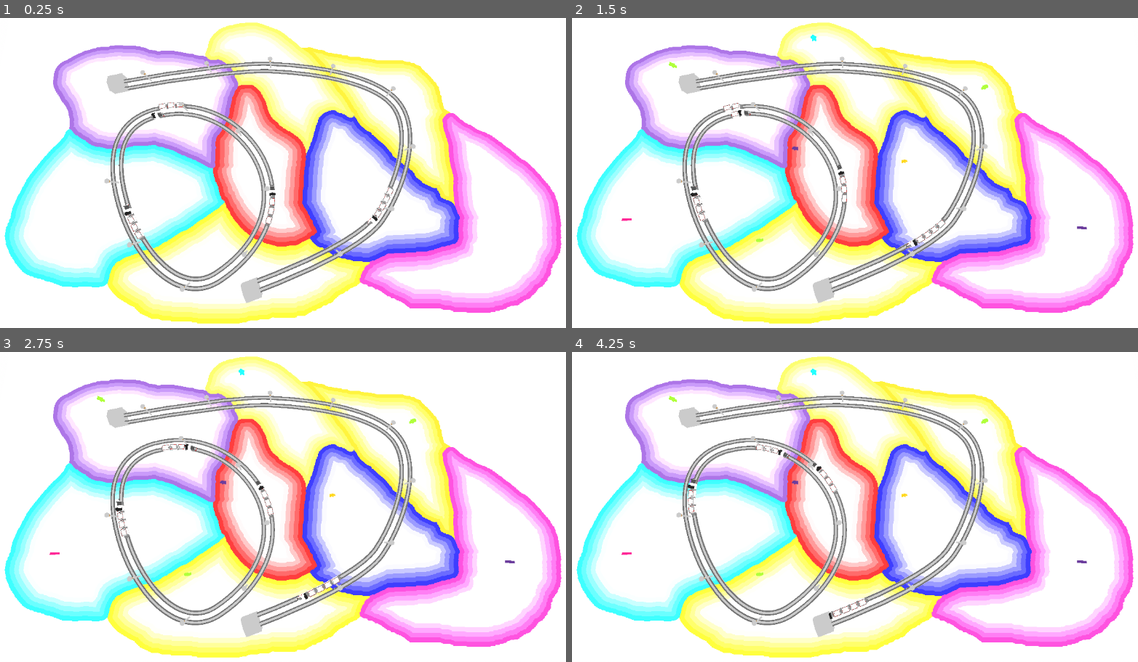
Above: before the commit, frames 1-4 (two rows, left to right).
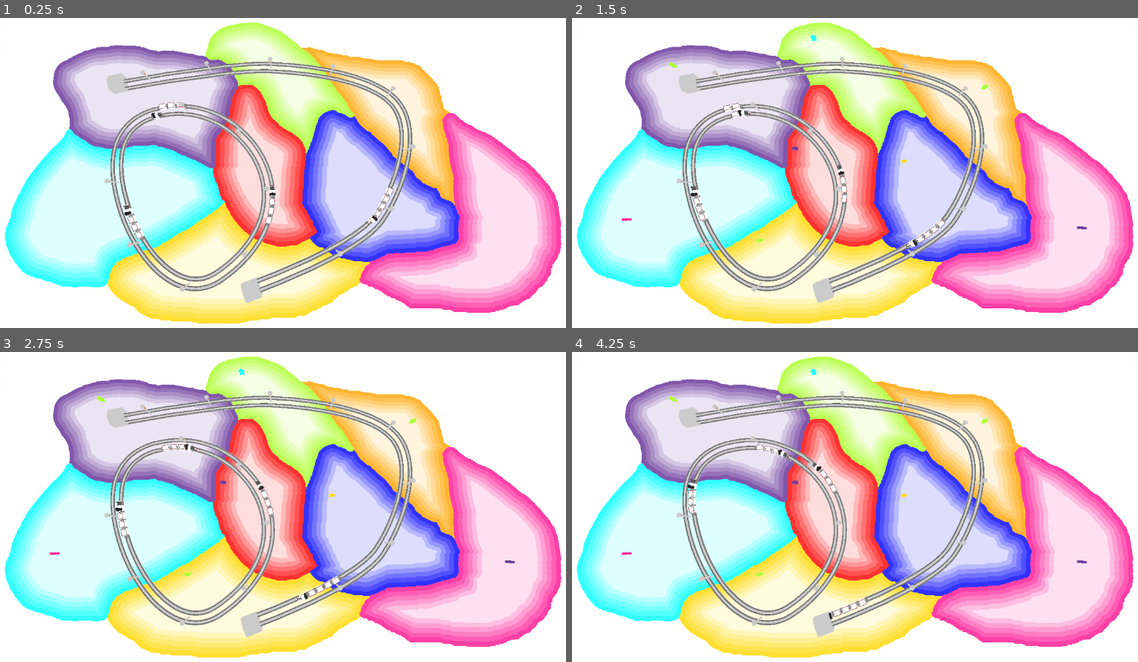
Above: after the commit, the same moments.

Repository: squirrelsoftcompany/LD54
Game: Godot game, scene res://_scenes/main.tscn
Same seed, same stepped clock (60 frames per second), same inputs: the game is played once before the commit and once after it.
Inputs (mouse positions are in pixels of both pictures, inside the frame that each line leads up to):
- Up to frame 1 (0.25 s): no input
- Up to frame 2 (1.5 s): move the mouse to (985, 160) at 0.52 s; click (985, 160) at 0.67 s; drag from (741, 194) to (826, 244) at 1.27 s
- Up to frame 3 (2.75 s): move the mouse to (339, 441) at 2.02 s; click (339, 441) at 2.17 s
- Up to frame 4 (4.25 s): drag from (826, 578) to (679, 463) at 2.77 s; move the mouse to (1030, 559) at 3.52 s; click (1030, 559) at 3.67 s

The runs differ from the first frame. In frame 1, 60% of the frame differs, in the area x 1-100%, y 1-99%; in frame 2, 59%; in frame 3, 59%; in frame 4, 59%.

Commit message:
map deprovement
to actually make it better this time

Diff:
--- a/models/borders.tres
+++ b/models/borders.tres
@@ -1,7 +1,11 @@
-[gd_resource type="VisualShader" load_steps=9 format=3 uid="uid://bhewrs5mmfurm"]
+[gd_resource type="VisualShader" load_steps=10 format=3 uid="uid://bhewrs5mmfurm"]
 
 [sub_resource type="VisualShaderNodeBooleanParameter" id="VisualShaderNodeBooleanParameter_myxar"]
 parameter_name = "day_night"
+
+[sub_resource type="VisualShaderNodeMix" id="VisualShaderNodeMix_3jlpo"]
+default_input_values = [0, Vector3(0, 0, 0), 1, Vector3(0, 0, 0), 2, Vector3(0.5, 0.5, 0.5)]
+op_type = 3
 
 [sub_resource type="VisualShaderNodeTexture2DParameter" id="VisualShaderNodeTexture2DParameter_7wses"]
 parameter_name = "map"
@@ -127,13 +131,19 @@
 	vec3 n_out9p0 = mix(vec3(n_out10p0 ? 1.0 : 0.0), vec3(n_out4p0.xyz), vec3(n_out8p0));
 
 
+// Mix:11
+	vec3 n_in11p1 = vec3(0.00000, 0.00000, 0.00000);
+	vec3 n_out11p0 = mix(n_out9p0, n_in11p1, vec3(n_out10p0 ? 1.0 : 0.0));
+
+
 // Output:0
 	ALBEDO = n_out9p0;
-	EMISSION = n_out9p0;
+	EMISSION = n_out11p0;
 
 
 }
 "
+graph_offset = Vector2(-187.986, 11.3889)
 nodes/fragment/2/node = SubResource("VisualShaderNodeTexture2DParameter_7wses")
 nodes/fragment/2/position = Vector2(-1420, 0)
 nodes/fragment/4/node = SubResource("VisualShaderNodeExpression_hy8oc")
@@ -171,11 +181,13 @@
 nodes/fragment/6/node = SubResource("VisualShaderNodeIntParameter_lgm3c")
 nodes/fragment/6/position = Vector2(-1420, 580)
 nodes/fragment/7/node = SubResource("VisualShaderNodeFloatOp_wlg40")
-nodes/fragment/7/position = Vector2(-280, 440)
+nodes/fragment/7/position = Vector2(-320, 400)
 nodes/fragment/8/node = SubResource("VisualShaderNodeFloatFunc_hthud")
-nodes/fragment/8/position = Vector2(-140, 320)
+nodes/fragment/8/position = Vector2(-160, 320)
 nodes/fragment/9/node = SubResource("VisualShaderNodeMix_heoy5")
-nodes/fragment/9/position = Vector2(120, 180)
+nodes/fragment/9/position = Vector2(40, 180)
 nodes/fragment/10/node = SubResource("VisualShaderNodeBooleanParameter_myxar")
 nodes/fragment/10/position = Vector2(-455.359, 76.4837)
-nodes/fragment/connections = PackedInt32Array(2, 0, 4, 0, 5, 0, 4, 1, 6, 0, 4, 2, 6, 0, 7, 1, 4, 1, 7, 0, 4, 0, 9, 1, 8, 0, 9, 2, 7, 0, 8, 0, 9, 0, 0, 5, 10, 0, 9, 0, 9, 0, 0, 0)
+nodes/fragment/11/node = SubResource("VisualShaderNodeMix_3jlpo")
+nodes/fragment/11/position = Vector2(220, 300)
+nodes/fragment/connections = PackedInt32Array(2, 0, 4, 0, 5, 0, 4, 1, 6, 0, 4, 2, 6, 0, 7, 1, 4, 1, 7, 0, 4, 0, 9, 1, 8, 0, 9, 2, 7, 0, 8, 0, 10, 0, 9, 0, 9, 0, 0, 0, 11, 0, 0, 5, 9, 0, 11, 0, 10, 0, 11, 2)
